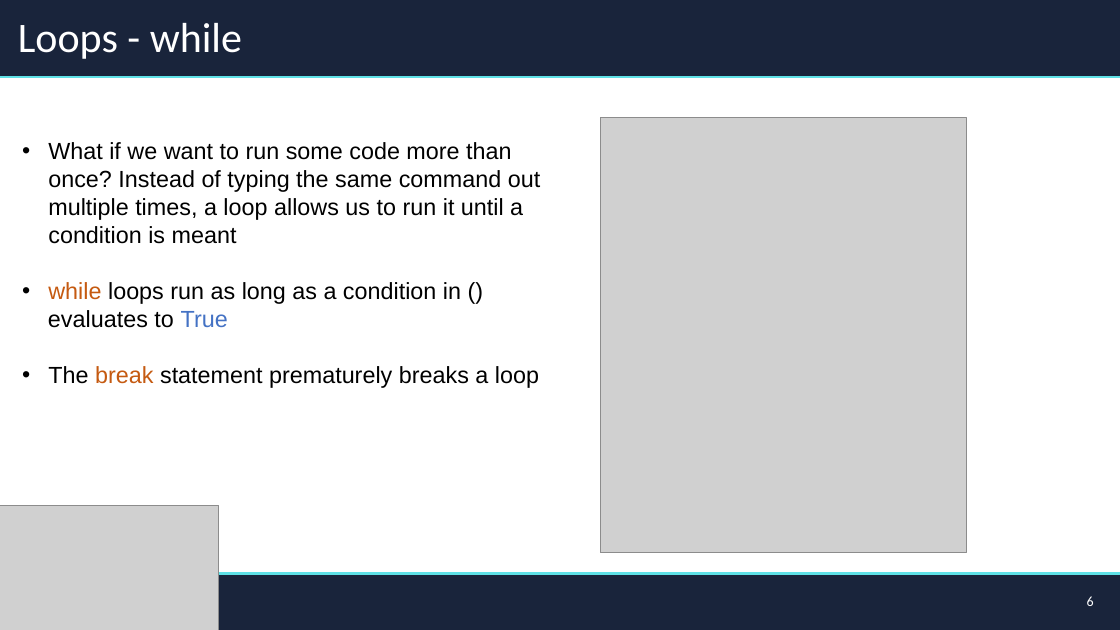
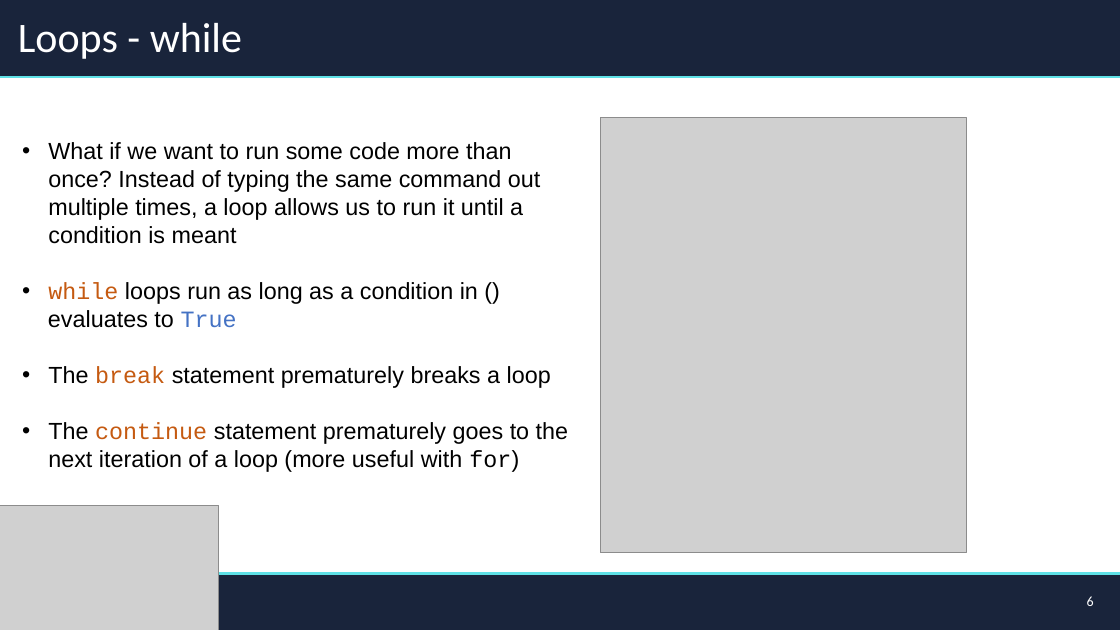
Before and after one commit to FinTechIU/pySupp, a slide deck: slide 6 of FA24/WK3/CodingSessionThreeInstallGuide.pptx. Drawn at 1120x630 pixels with LibreOffice and Linux fonts; fonts in the diff are those of the drawing; grey boxes stand for pictures. Boxes give left, top, right and bottom in pixels: in the first picture for what was removed or moved away, otherwise in the second. Text is boxed around its words. In the diff, an @@ line names an element or a change of style, - is before the commit and + after.

```diff
--- a/FA24/WK3/CodingSessionThreeInstallGuide.pptx
+++ b/FA24/WK3/CodingSessionThreeInstallGuide.pptx
@@ text at <box>48,282,551,388</box>: font Arial to Courier New in "while", "True", "break" @@
@@ text at <box>48,422,568,472</box>: paragraph added @@
+• The continue statement prematurely goes to the next iteration of a loop (more useful with for)
```
Also in this commit, not shown: 5 other slides changed.
